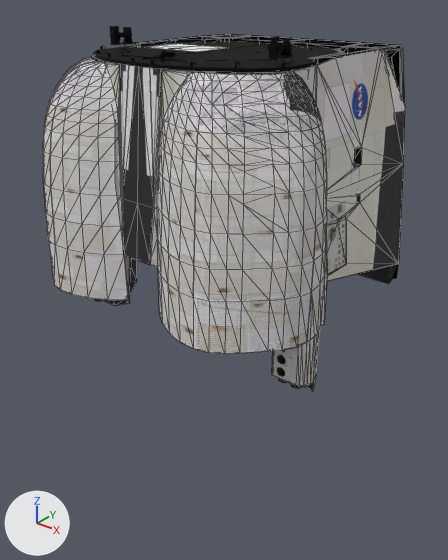
The Blender file shuttle_system_parts_redone/blender/engmount_oms.blend, before and after one commit.
Both versions are drawn from a 50 mm camera at (9.29, -11.94, 3.95) aimed at (-0.22, -0.05, -3.42). The lights are fixed; the arrows at lower left show +X, +Y and +Z. Mesh edges are drawn as thin lines on the coarser meshes.

In view in the first picture: 'ENGI', 'RIGHT_ARCS_POD', 'RIGHT_ARCS_POD_004_001', 'S2', 'ULTRA_ENGINE', 'Xo1307_BULKHEAD', '_111R', '_111R_001'.
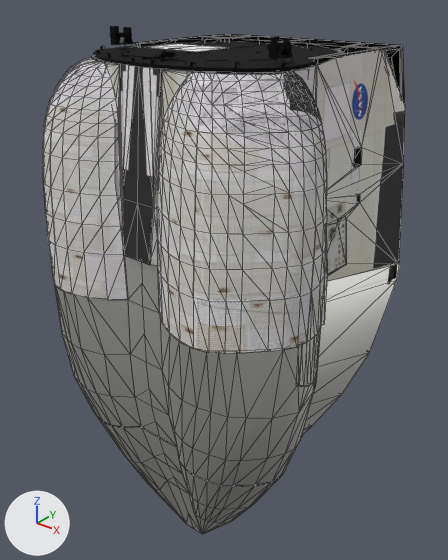
The change, as a list of edits to the scene's bpy script:
```text
Add img_tailcone_png:
    img_tailcone_png = load_image('Tailcone.png', 'Tailcone.png', 1024, 1024, 'sRGB')
Add mat_tailcone:
    mat_tailcone = principled_material('tailcone')
    mat_tailcone.texture = img_tailcone_png
    mat_tailcone.metallic = 1.0
Add me_tailcone:
    me_tailcone.from_pydata(...)  # 298 vertices, 376 faces; spans x -3.93..3.93, y -3.95..3.16, z -4.85..4.64
    me_tailcone.materials.append(mat_tailcone)  # picture img_tailcone_png
Add ob_tailcone_1:
    ob_tailcone_1 = bpy.data.objects.new('Tailcone', me_tailcone)
    ob_tailcone_1.parent = ob_tailcone
    ob_tailcone_1.location = (0.0, -0.896, -6.277)
    ob_tailcone_1.rotation_euler = (0.0, 0.0, 3.142)  # degrees (0, 0, 180)
    ob_tailcone_1.scale = (0.97, 0.97, 1.0)
Add ob_tailcone:
    ob_tailcone = bpy.data.objects.new('TAILCONE', None)
    ob_tailcone.parent = ob_engine_mout
    ob_tailcone.location = (0.0, 0.0, 0.0)
```

Boxes [x1, y1, x2, y2] around the edits, measured in the pictures (448 x 560 px):
'Tailcone', added
    after: [55, 256, 399, 534]
